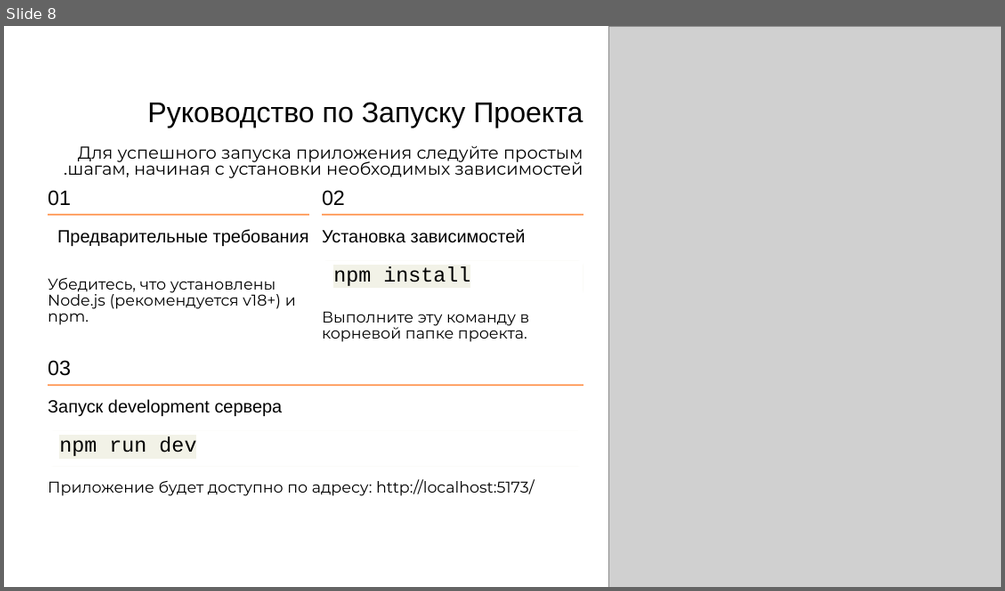
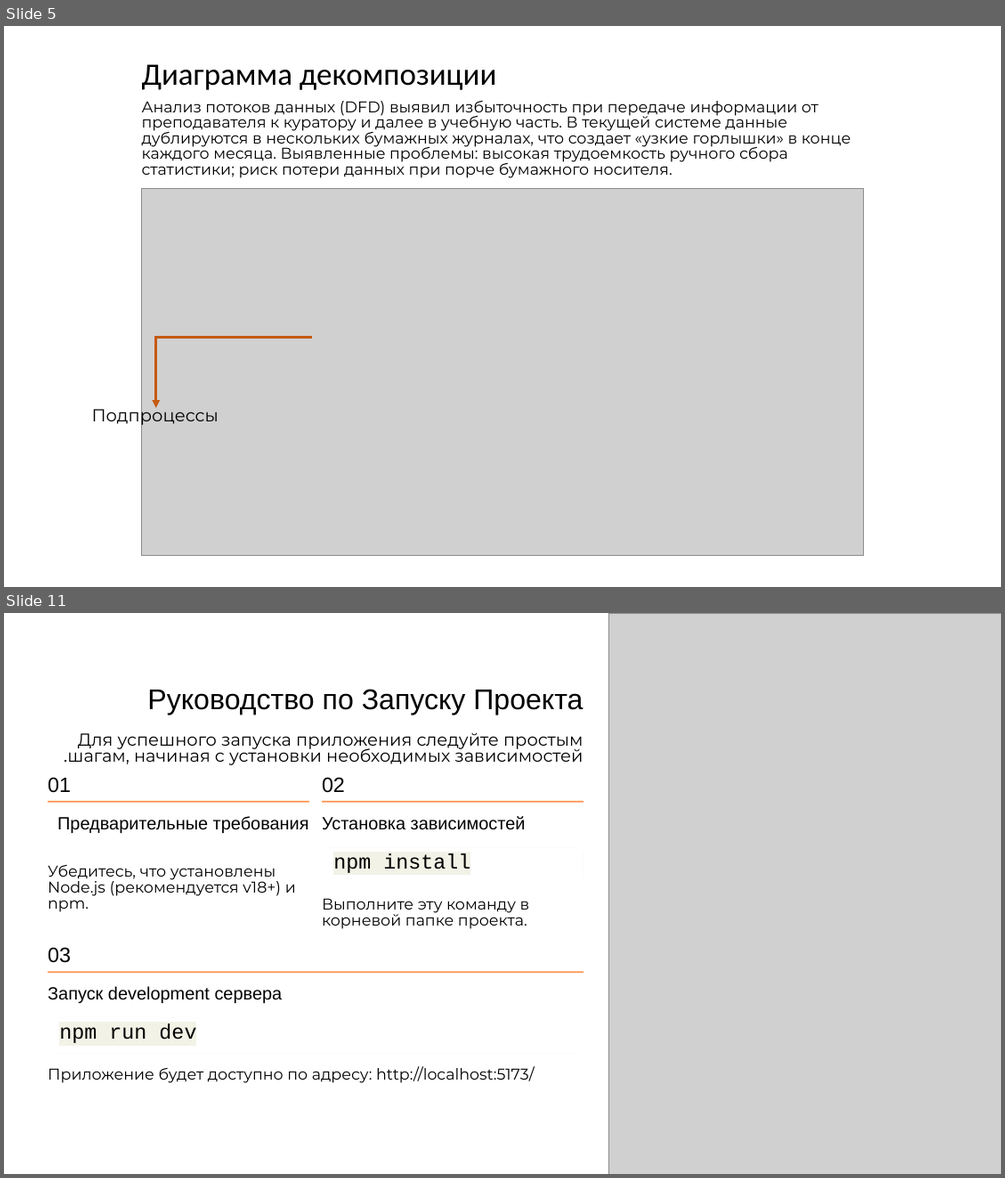
Before and after one commit to tiodio324/ClassSchedule-13, a slide deck: 492 ВКР Смирнов Никита.pptx. Shown one above the other, each under a label of ours: slide 8 before the commit, slides 5 and 11 after it; the slides between them are not shown. The pictures are 1005x591 and 1005x1178 pixels, drawn with LibreOffice and Linux fonts; fonts in the diff are those of the drawing; grey boxes stand for pictures. Boxes give left, top, right and bottom in pixels: in the first picture for what was removed or moved away, otherwise in the second. Text is boxed around its words. In the diff, an @@ line names an element or a change of style, - is before the commit and + after.

Commit message:
ВКР на 100% (добавление диаграмм в презентацию)

```diff
--- a/492 ВКР Смирнов Никита.pptx
+++ b/492 ВКР Смирнов Никита.pptx
@@ slide 5 added at box(4, 26, 1001, 587), background #FFFFFF @@
@@ text added at box(142, 64, 497, 90), 36 pt, text #000000 @@
+Диаграмма декомпозиции
@@ text added at box(142, 101, 851, 178), 18 pt, text #000000 @@
+Анализ потоков данных (DFD) выявил избыточность при передаче информации от преподавателя к куратору и далее в учебную часть. В текущей системе данные дублируются в нескольких бумажных журналах, что создает «узкие горлышки» в конце каждого месяца. Выявленные проблемы: высокая трудоемкость ручного сбора статистики; риск потери данных при порче бумажного носителя.
@@ picture added at box(142, 189, 863, 556) @@
@@ elbow arrow added from (312, 338) to (156, 408), #C55A11 3 pt @@
@@ text added at box(92, 404, 218, 426), 20 pt, text #000000 @@
+Подпроцессы
@@ what was slide 8 is now slide 11 @@
```
Also in this commit, not shown: 7 slides changed, 3 other slides added, 2 slides removed, 1 other file.
